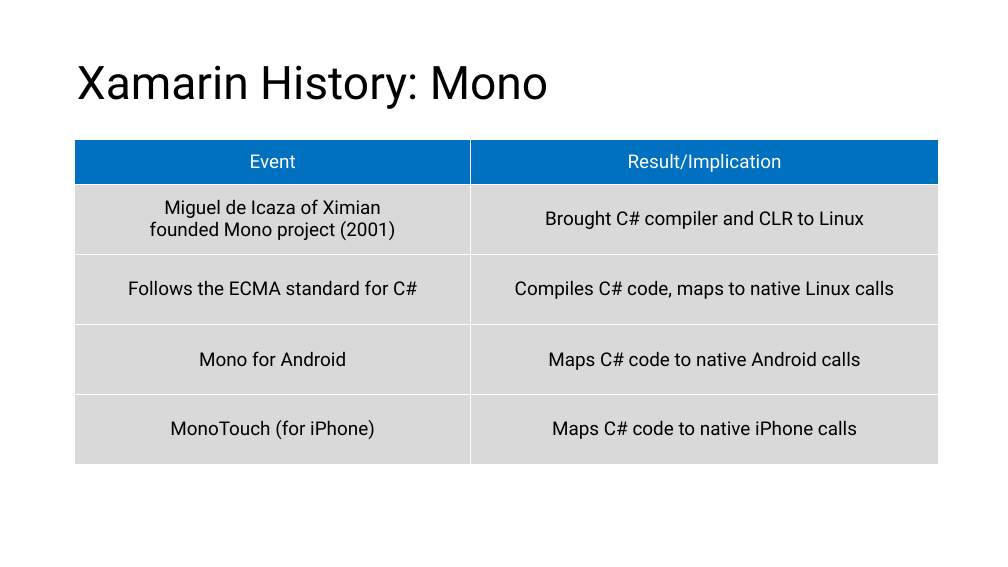
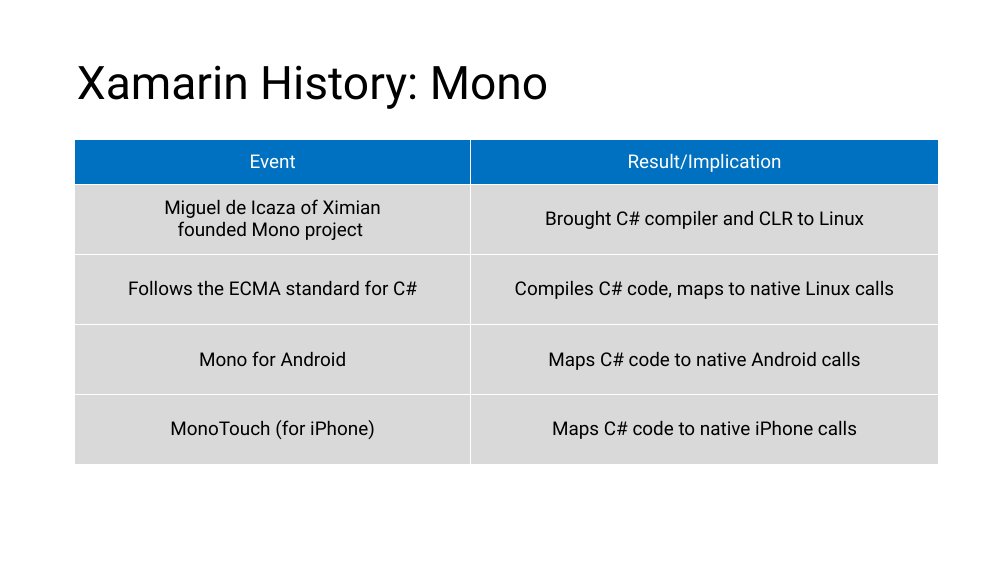
Before and after one commit to microsoft/AcademicContent, a slide deck: slide 7 of Instructor-Led/Module3/Lessons/Module3_Lesson2 Understanding Xamarin.pptx. Drawn at 1008x567 pixels with LibreOffice and Linux fonts; fonts in the diff are those of the drawing. Boxes give left, top, right and bottom in pixels: in the first picture for what was removed or moved away, otherwise in the second. Text is boxed around its words. In the diff, an @@ line names an element or a change of style, - is before the commit and + after.

```diff
--- a/Instructor-Led/Module3/Lessons/Module3_Lesson2 Understanding Xamarin.pptx
+++ b/Instructor-Led/Module3/Lessons/Module3_Lesson2 Understanding Xamarin.pptx
@@ table at [75, 140, 938, 465] @@
-row 2, column 1: Miguel de Icaza of Ximian founded Mono project (2001)
+row 2, column 1: Miguel de Icaza of Ximian founded Mono project
```
Also in this commit, not shown: 3 other slides changed, 1 slide added, 10 other files.
